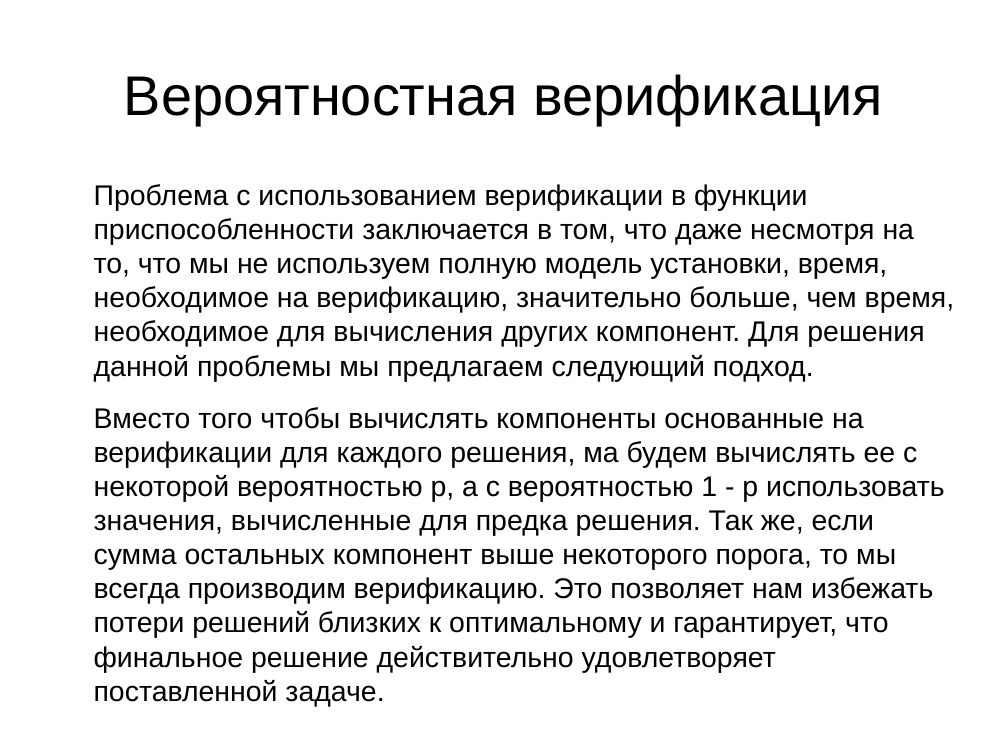
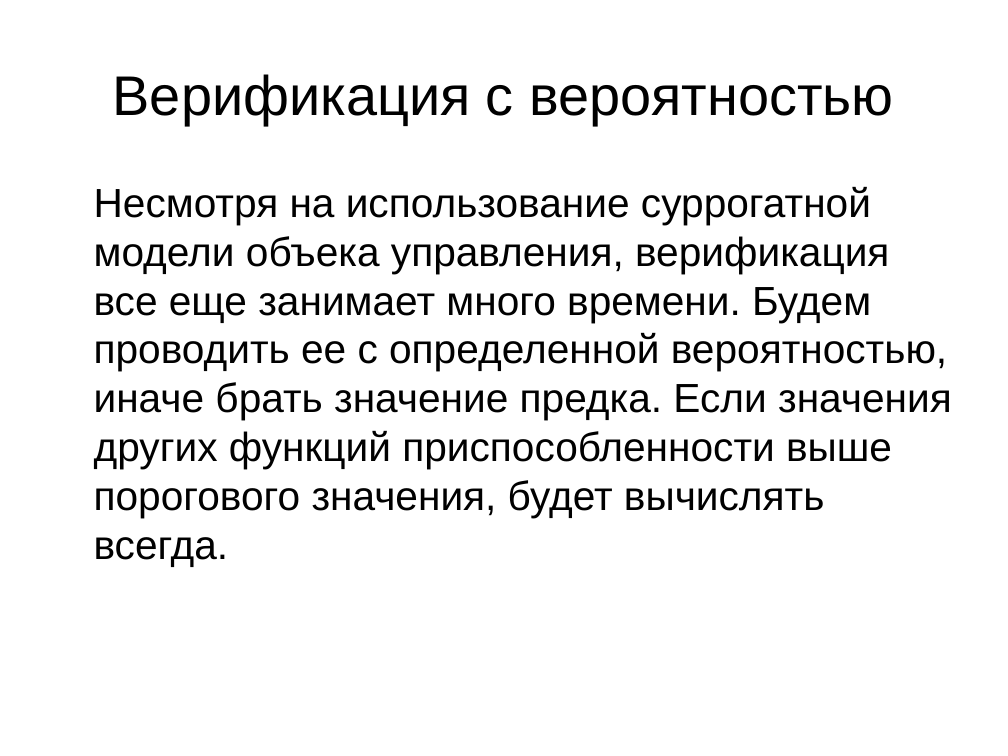
Before and after one commit to V1489Cygni/spec2fb, a slide deck: slide 12 of Presentation.odp (slide 16 before the commit). Drawn at 1008x756 pixels with LibreOffice and Linux fonts; fonts in the diff are those of the drawing. Boxes give left, top, right and bottom in pixels: in the first picture for what was removed or moved away, otherwise in the second. Text is boxed around its words. In the diff, an @@ line names an element or a change of style, - is before the commit and + after.

```diff
--- a/Presentation.odp
+++ b/Presentation.odp
@@ title at (113, 74, 894, 125): text changed @@
-Вероятностная верификация
+Верификация с вероятностью
@@ text at (94, 186, 952, 566): text changed; size 22.4 to 32 pt @@
-Проблема с использованием верификации в функции приспособленности заключается в том, что даже несмотря на то, что мы не используем полную модель установки, время, необходимое на верификацию, значительно больше, чем время, необходимое для вычисления других компонент. Для решения данной проблемы мы предлагаем следующий подход.
-Вместо того чтобы вычислять компоненты основанные на верификации для каждого решения, ма будем вычислять ее с некоторой вероятностью p, а с вероятностью 1 - p использовать значения, вычисленные для предка решения. Так же, если сумма остальных компонент выше некоторого порога, то мы всегда производим верификацию. Это позволяет нам избежать потери решений близких к оптимальному и гарантирует, что финальное решение действительно удовлетворяет поставленной задаче.
+Несмотря на использование суррогатной модели объека управления, верификация все еще занимает много времени. Будем проводить ее с определенной вероятностью, иначе брать значение предка. Если значения других функций приспособленности выше порогового значения, будет вычислять всегда.
```
Also in this commit, not shown: 7 other slides changed, 9 slides added, 16 slides removed, 3 other files.
